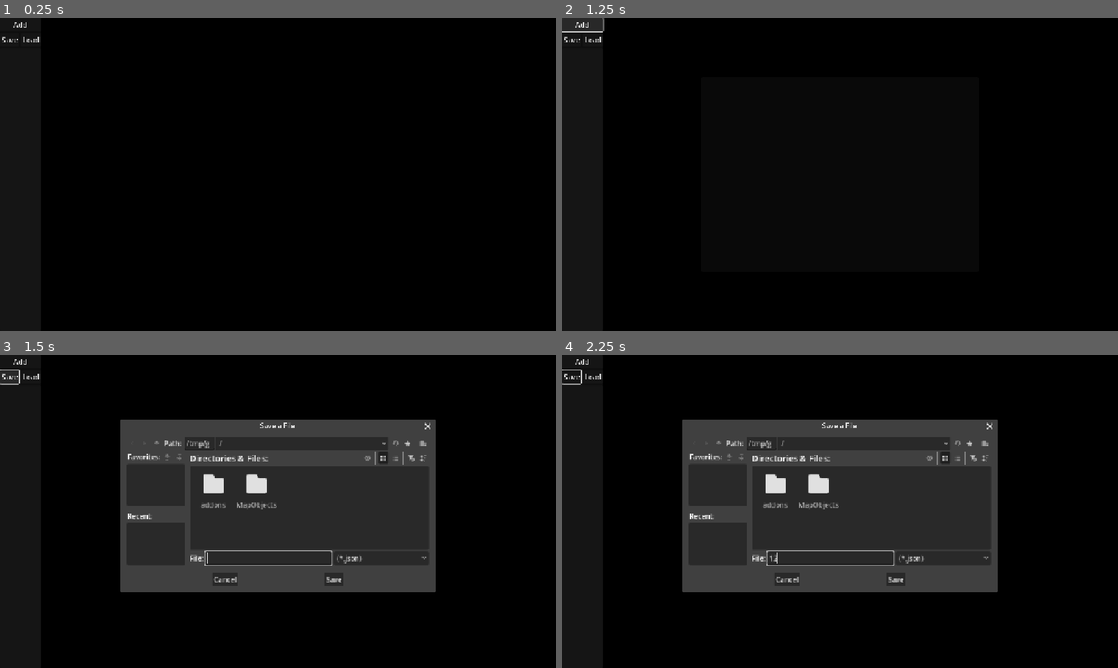
Above: before the commit, frames 1-4 (two rows, left to right).
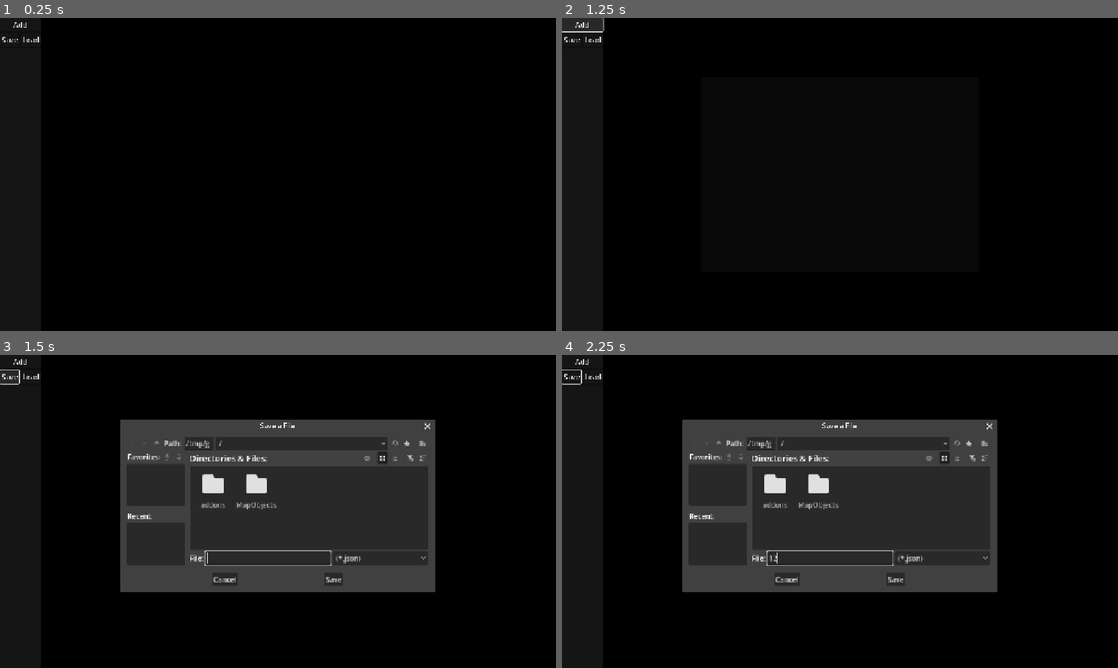
Above: after the commit, the same moments.

Repository: GeeTwentyFive/MapEditorBase
Game: Godot game, scene res://Editor.tscn
Same seed, same stepped clock (60 frames per second), same inputs: the game is played once before the commit and once after it.
Inputs (mouse positions are in pixels of both pictures, inside the frame that each line leads up to):
- Up to frame 1 (0.25 s): no input
- Up to frame 2 (1.25 s): click "Add" at 0.5 s
- Up to frame 3 (1.5 s): click "Save" at 1.25 s
- Up to frame 4 (2.25 s): click (828, 558) at 2.02 s; type "12" at 2.1 s

Frames 1-2 are identical in both runs. In frame 3, 0.4% of the frame differs, in the area x 30-79%, y 20-76%; in frame 4, 0.4%.

Commit message:
Save & load

Diff:
--- a/map-editor-base/editor.gd
+++ b/map-editor-base/editor.gd
@@ -62,7 +62,17 @@
 	for child in children:
 		if child is MapObject:
 			map_object_instances_data.append({
-				child.get_meta("name"): child.data
+				"type": child.get_meta("type"),
+				"position_x": child.position.x,
+				"position_y": child.position.y,
+				"position_z": child.position.z,
+				"rotation_x": child.rotation_degrees.x,
+				"rotation_y": child.rotation_degrees.y,
+				"rotation_z": child.rotation_degrees.z,
+				"scale_x": child.scale.x,
+				"scale_y": child.scale.y,
+				"scale_z": child.scale.z,
+				"data": child.data
 			})
 
 	FileAccess.open(path, FileAccess.WRITE).store_string(
@@ -80,12 +90,21 @@
 	var loaded_data = JSON.parse_string(
 		FileAccess.open(path, FileAccess.READ).get_as_text()
 	)
-	for instance in loaded_data:
-		pass # TODO: Check if exists as MapObject type -> instantiate
-		# ^ + TODO: Recursive .data[] setting from JSON to instance
+	for map_object in loaded_data:
+		if map_object["type"] not in registered_map_objects:
+			continue
+
+		var instance := InstantiateMapObject(
+			map_object["type"],
+			Vector3(map_object["position_x"], map_object["position_y"], map_object["position_z"]),
+			Vector3(map_object["rotation_x"], map_object["rotation_y"], map_object["rotation_z"]),
+			Vector3(map_object["scale_x"], map_object["scale_y"], map_object["scale_z"])
+		)
+		instance.data = map_object["data"]
 
 func _ready() -> void:
 	pass # TODO: AddMapObjectButtons from res://MapObjects/
+	# ^ + TODO: .set_meta("type")
 
 func _physics_process(_delta: float) -> void:
 	if get_viewport().gui_get_focus_owner() != null: return
